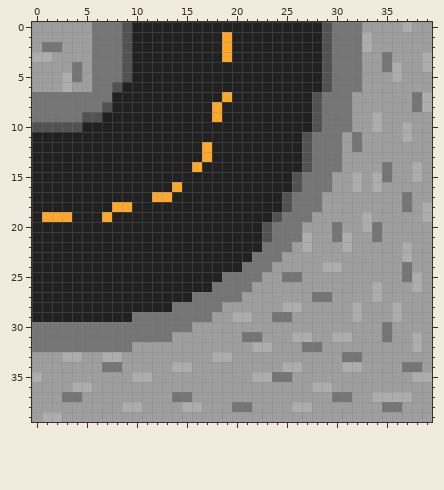
Two versions of one pixel-art sprite, roads/d.png. Above: the version before the commit.
The file is 40x40 pixels.
The same view after the edit:
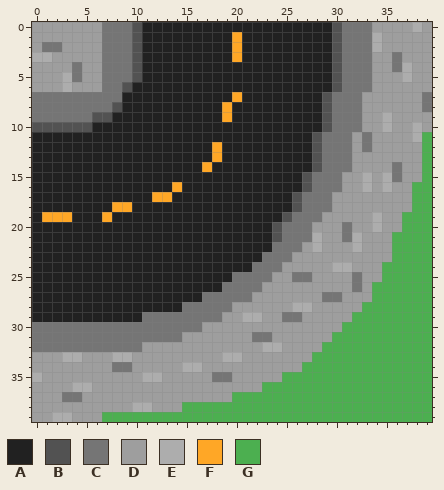
Palette (. is transparent): A #212121  B #525252  C #757575  D #9e9e9e  E #adadad  F #ffa726  G #4caf50
From old to new:
@@ x 0..39 @@
- 0 DDDDDDCCCBAAAAAAAAAAAAAAAAAAABCCCDDDDEDD
- 1 DDDDDDCCCBAAAAAAAAAFAAAAAAAAABCCCEDDDDDD
- 2 DCCDDDCCCBAAAAAAAAAFAAAAAAAAABCCCEDDDDDD
- 3 EEDDDDCCCBAAAAAAAAAFAAAAAAAAABCCCDDCDDDE
- 4 DDDDCDCCCBAAAAAAAAAAAAAAAAAAABCCCDDCEDDE
- 5 DDDECDCCCBAAAAAAAAAAAAAAAAAAABCCCDDDEDDD
- 6 DDDEDDCCBAAAAAAAAAAAAAAAAAAAABCCCDDDDDDD
- 7 CCCCCCCCAAAAAAAAAAAFAAAAAAAABCCCDDDDDDCE
- 8 CCCCCCCBAAAAAAAAAAFAAAAAAAAABCCCDDDDDDCE
- 9 CCCCCBBAAAAAAAAAAAFAAAAAAAAABCCCDDEDDDDD
-10 BBBBBAAAAAAAAAAAAAAAAAAAAAAABCCCDDEDDEDD
-11 AAAAAAAAAAAAAAAAAAAAAAAAAAABCCCDCDDDDEDD
-12 AAAAAAAAAAAAAAAAAFAAAAAAAAABCCCDCDDDDDDD
-13 AAAAAAAAAAAAAAAAAFAAAAAAAAABCCCDDDDDDDDD
-14 AAAAAAAAAAAAAAAAFAAAAAAAAAABCCCDDDDCDDED
-15 AAAAAAAAAAAAAAAAAAAAAAAAAABCCCDDEDECDDED
-16 AAAAAAAAAAAAAAFAAAAAAAAAAABCCCDDEDEDDDDD
-17 AAAAAAAAAAAAFFAAAAAAAAAAABCCCDDDDDDDDCDD
-18 AAAAAAAAFFAAAAAAAAAAAAAAABCCCDDDDDDDDCDE
-19 AFFFAAAFAAAAAAAAAAAAAAAABCCCDDDDDEDDDDDE
-20 AAAAAAAAAAAAAAAAAAAAAAABCCCDDDCDDECDDDDD
-21 AAAAAAAAAAAAAAAAAAAAAAABCCCEDDCEDDCDDDDD
-22 AAAAAAAAAAAAAAAAAAAAAAACCCDEDDDEDDDDDEDD
-23 AAAAAAAAAAAAAAAAAAAAAACCCDDDDDDDDDDDDEDD
-24 AAAAAAAAAAAAAAAAAAAAACCCDDDDDEEDDDDDDCDD
-25 AAAAAAAAAAAAAAAAAAACCCCDDCCDDDDDDDDDDCED
-26 AAAAAAAAAAAAAAAAAACCCCDDDDDDDDDDDDEDDDED
-27 AAAAAAAAAAAAAAAACCCCCDDDDDDDCCDDDDEDDDDD
-28 AAAAAAAAAAAAAACCCCCDDDDDDEEDDDDDEDDDEDDD
-29 AAAAAAAAAACCCCCCCCDDEEDDCCDDDDDDEDDDEDDD
-30 CCCCCCCCCCCCCCCCDDDDDDDDDDDDDDDDDDDCDDDD
-31 CCCCCCCCCCCCCCDDDDDDDCCDDDEEDDEEDDDCDDED
-32 CCCCCCCCCCDDDDDDDDDDDDEEDDDCCDDDDDDDDDED
-33 DDDEEDDEEDDDDDDDDDEEDDDDDDDDDDDCCDDDDDDD
-34 DDDDDDDCCDDDDDEEDDDDDDDDDEEDDDDEEDDDDCCD
-35 EDDDDDDDDDEEDDDDDDDDDDEECCDDDDDDDDDDDDEE
-36 DDDDEEDDDDDDDDDDDDDDDDDDDDDDEEDDDDDDDDDD
-37 DDDCCDDDDDDDDDCCDDDDDDDDDDDDDDCCDDEEEEDD
-38 DDDDDDDDDEEDDDDEEDDDCCDDDDEEDDDDDDDCCDDD
-39 DEEDDDDDDDDDDDDDDDDDDDDDDDDDDDDDDDDDDDDD
+ 0 DDDDDDDCCCBAAAAAAAAAAAAAAAAAAABCCCDDDDED
+ 1 DDDDDDDCCCBAAAAAAAAAFAAAAAAAAABCCCEDDDDD
+ 2 DCCDDDDCCCBAAAAAAAAAFAAAAAAAAABCCCEDDDDD
+ 3 EEDDDDDCCCBAAAAAAAAAFAAAAAAAAABCCCDDCDDD
+ 4 DDDDCDDCCCBAAAAAAAAAAAAAAAAAAABCCCDDCEDD
+ 5 DDDECDDCCCBAAAAAAAAAAAAAAAAAAABCCCDDDEDD
+ 6 DDDEDDDCCBAAAAAAAAAAAAAAAAAAAABCCCDDDDDD
+ 7 CCCCCCCCCAAAAAAAAAAAFAAAAAAAABCCCDDDDDDC
+ 8 CCCCCCCCBAAAAAAAAAAFAAAAAAAAABCCCDDDDDDC
+ 9 CCCCCCBBAAAAAAAAAAAFAAAAAAAAABCCCDDEDDDD
+10 BBBBBBAAAAAAAAAAAAAAAAAAAAAAABCCCDDEDDED
+11 AAAAAAAAAAAAAAAAAAAAAAAAAAAABCCCDCDDDDEG
+12 AAAAAAAAAAAAAAAAAAFAAAAAAAAABCCCDCDDDDDG
+13 AAAAAAAAAAAAAAAAAAFAAAAAAAAABCCCDDDDDDDG
+14 AAAAAAAAAAAAAAAAAFAAAAAAAAAABCCCDDDDCDDG
+15 AAAAAAAAAAAAAAAAAAAAAAAAAAABCCCDDEDECDDG
+16 AAAAAAAAAAAAAAFAAAAAAAAAAAABCCCDDEDEDDGG
+17 AAAAAAAAAAAAFFAAAAAAAAAAAABCCCDDDDDDDDGG
+18 AAAAAAAAFFAAAAAAAAAAAAAAAABCCCDDDDDDDDGG
+19 AFFFAAAFAAAAAAAAAAAAAAAAABCCCDDDDDEDDGGG
+20 AAAAAAAAAAAAAAAAAAAAAAAABCCCDDDCDDEDDGGG
+21 AAAAAAAAAAAAAAAAAAAAAAAABCCCEDDCEDDDGGGG
+22 AAAAAAAAAAAAAAAAAAAAAAAACCCDEDDDEDDDGGGG
+23 AAAAAAAAAAAAAAAAAAAAAAACCCDDDDDDDDDDGGGG
+24 AAAAAAAAAAAAAAAAAAAAAACCCDDDDDEEDDDGGGGG
+25 AAAAAAAAAAAAAAAAAAAACCCCDDCCDDDDCDDGGGGG
+26 AAAAAAAAAAAAAAAAAAACCCCDDDDDDDDDCDGGGGGG
+27 AAAAAAAAAAAAAAAAACCCCCDDDDDDDCCDDDGGGGGG
+28 AAAAAAAAAAAAAAACCCCCDDDDDDEEDDDDDGGGGGGG
+29 AAAAAAAAAAACCCCCCCCDDEEDDCCDDDDDGGGGGGGG
+30 CCCCCCCCCCCCCCCCCDDDDDDDDDDDDDDGGGGGGGGG
+31 CCCCCCCCCCCCCCCDDDDDDDCCDDDDDDGGGGGGGGGG
+32 CCCCCCCCCCCDDDDDDDDDDDDEEDDDDGGGGGGGGGGG
+33 DDDEEDDDEEDDDDDDDDDEEDDDDDDDGGGGGGGGGGGG
+34 DDDDDDDDCCDDDDDEEDDDDDDDDDDGGGGGGGGGGGGG
+35 EDDDDDDDDDDEEDDDDDCCDDDDDGGGGGGGGGGGGGGG
+36 DDDDEEDDDDDDDDDDDDDDDDDGGGGGGGGGGGGGGGGG
+37 DDDCCDDDDDDDDDDDDDDDGGGGGGGGGGGGGGGGGGGG
+38 DDDDDDDDDDEEDDDGGGGGGGGGGGGGGGGGGGGGGGGG
+39 DDEEDDDGGGGGGGGGGGGGGGGGGGGGGGGGGGGGGGGG
Boxes around the changes in both pictures, in picture pixels (x1, y1, x2, y2):
changed: (42, 22, 432, 422)
